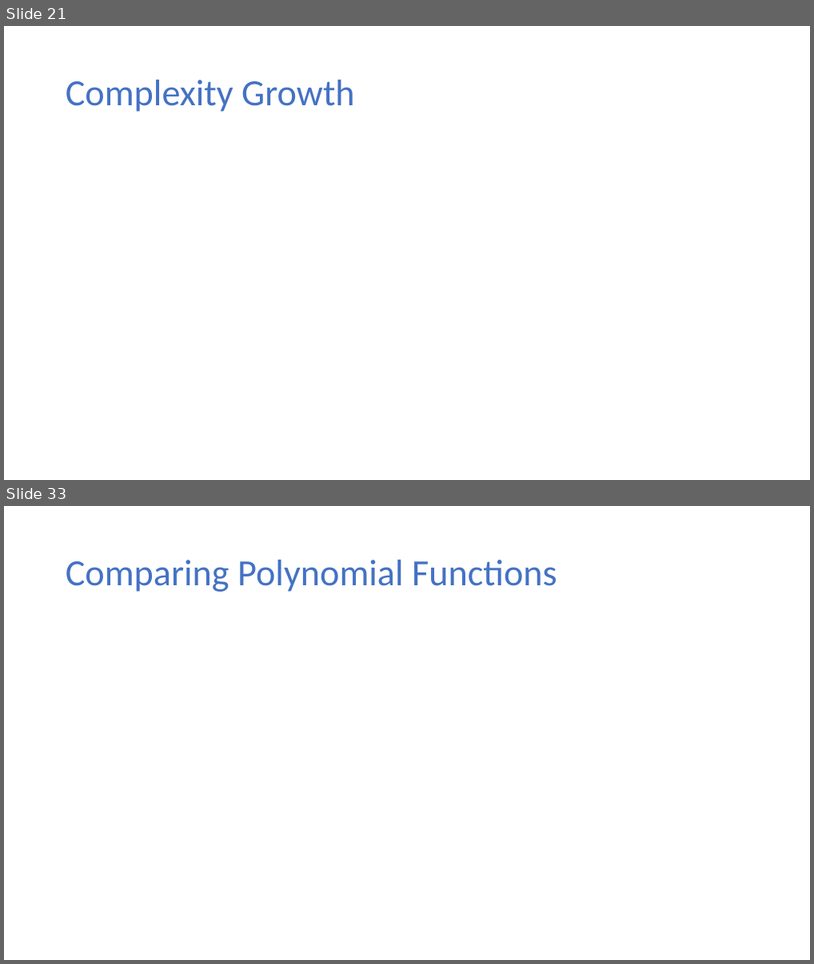
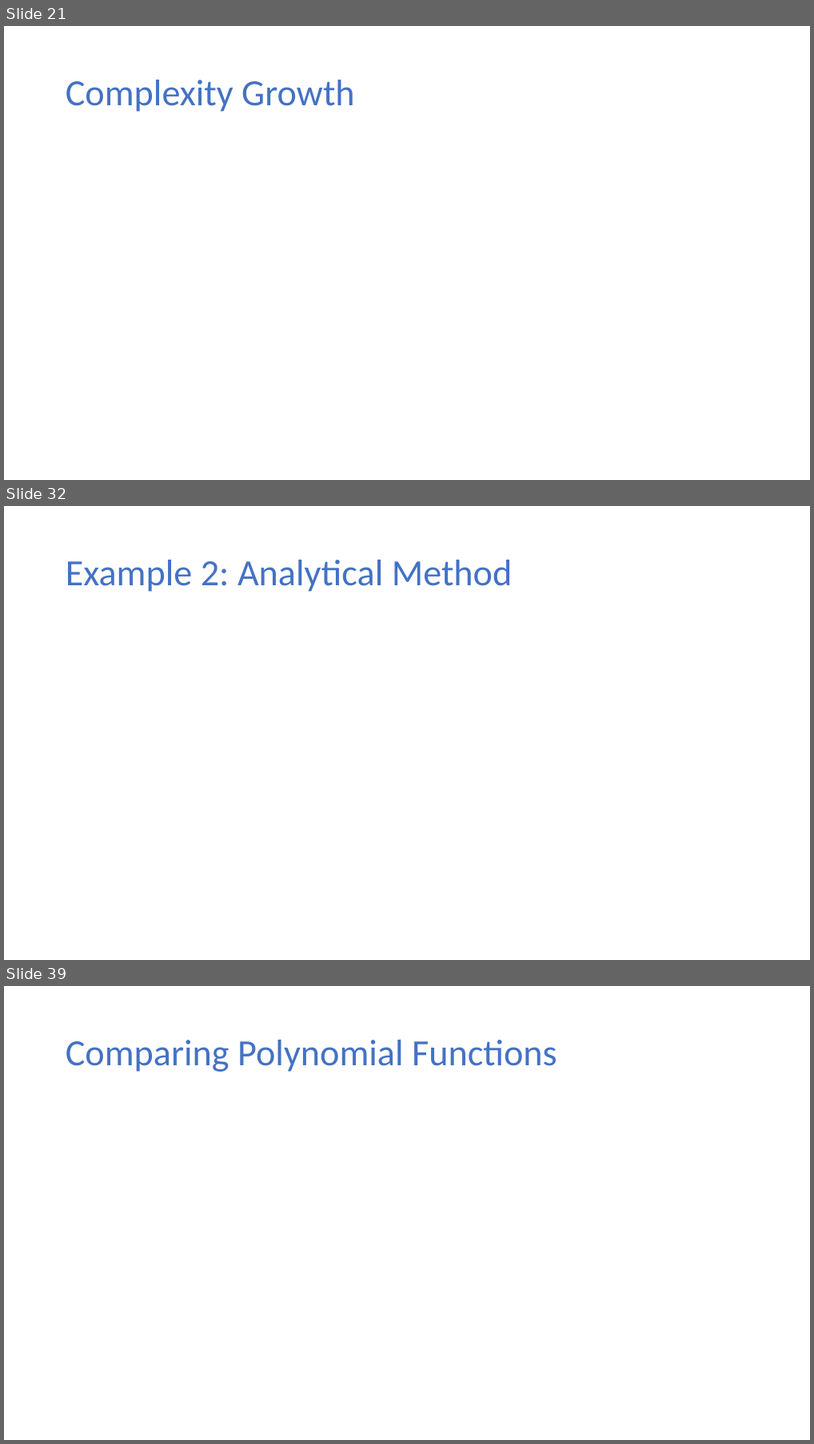
Before and after one commit to ekkapotc/EA2021, a slide deck: Slides/Lecture 1.pptx. Shown one above the other, each under a label of ours: slides 21 and 33 before the commit, slides 21, 32 and 39 after it; the slides between them are not shown. The pictures are 814x964 and 814x1444 pixels, drawn with LibreOffice and Linux fonts; fonts in the diff are those of the drawing; grey boxes stand for pictures. Boxes give left, top, right and bottom in pixels: in the first picture for what was removed or moved away, otherwise in the second. Text is boxed around its words. In the diff, an @@ line names an element or a change of style, - is before the commit and + after.

```diff
--- a/Slides/Lecture 1.pptx
+++ b/Slides/Lecture 1.pptx
@@ slide 32 added at (x1=4, y1=506, x2=810, y2=960), background #FFFFFF @@
@@ title added at (x1=66, y1=560, x2=513, y2=592), 44 pt, text #4472C4 @@
+Example 2: Analytical Method
@@ what was slide 33 is now slide 39 @@
```
Also in this commit, not shown: 6 slides changed, 18 other slides added, 7 slides removed, 9 other files.
